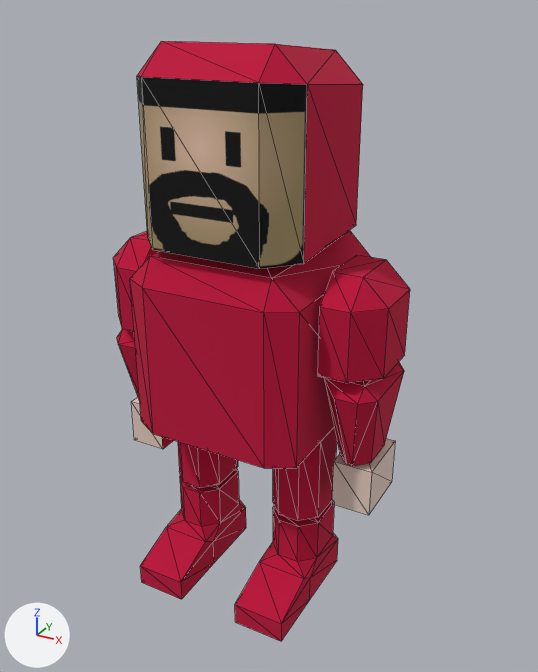
An edit to the glTF model models/wizard.glb, drawn before and after from the same camera.
Both versions are drawn from a 50 mm lens placed at (1.95, -3.46, 2.19), pointed at (-0.01, 0.11, 0.4). The axes (+X, +Y, +Z) are drawn at lower left. The lights are the same throughout. Mesh edges are drawn as thin lines. Where no turn or scale is listed for an object, it has been applied to the vertices. Vertices at the same position are counted once.

Names of what the first picture shows: 'skeleton.003'.
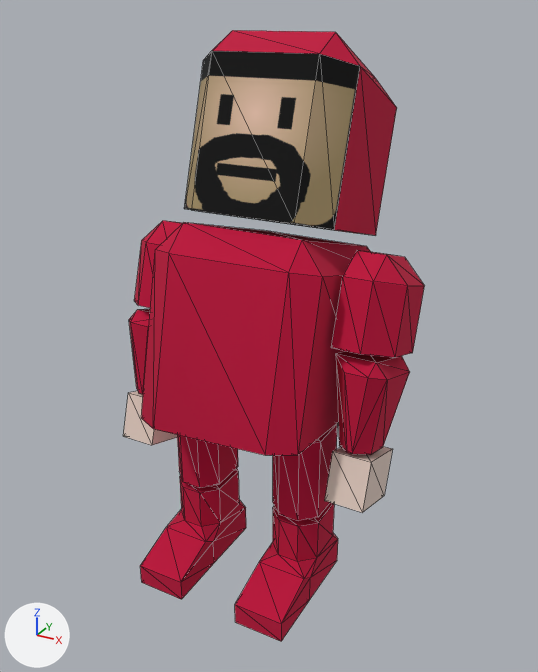
The newer file is also turned or shifted as a whole; pictures and numbers use the older file's frame.

Changed parts and their boxes (x1, y1, x2, y2) in the pictures (538 x 672 px; the box of a moved part takes in the faces that stretch with it):
```json
{"object": "skeleton.003", "change": "reshaped", "before": [113, 41, 410, 641], "after": [123, 30, 424, 641]}
{"part": 1, "of": "me_cube_002", "change": "moved or reshaped", "before": [137, 41, 363, 269], "after": [184, 30, 397, 235]}
{"part": 2, "of": "me_cube_002", "change": "moved or reshaped", "before": [318, 255, 410, 383], "after": [332, 250, 424, 358]}
{"part": 3, "of": "me_cube_002", "change": "moved or reshaped", "before": [113, 231, 161, 332], "after": [134, 221, 183, 308]}
{"part": 4, "of": "me_cube_002", "change": "moved or reshaped", "before": [324, 362, 404, 466], "after": [336, 351, 410, 455]}
{"part": 5, "of": "me_cube_002", "change": "moved or reshaped", "before": [117, 329, 139, 399], "after": [129, 309, 150, 394]}
{"part": 6, "of": "me_cube_002", "change": "moved or reshaped", "before": [332, 438, 395, 515], "after": [123, 391, 177, 445]}
{"part": 7, "of": "me_cube_002", "change": "added", "after": [325, 446, 392, 513]}
{"part": 8, "of": "me_cube_002", "change": "rebuilt", "before": [130, 231, 371, 468], "after": [141, 222, 371, 456]}
{"part": 9, "of": "me_cube_002", "change": "deleted", "before": [131, 398, 174, 449]}
```

Scene script edits in JSON lines:
```json
{"block": "me_cube_002", "where": "# used by ob_skeleton_003; location = (0.0, 0.0, 0.0)"}
{"op": "remove", "block": "me_cube_002", "code": "me_cube_002.from_pydata(...)  # 216 vertices, 384 faces; spans x -0.85..0.84, y -0.65..0.49, z -1.09..2.05"}
{"op": "add", "block": "me_cube_002", "code": "me_cube_002.from_pydata(...)  # 216 vertices, 384 faces; spans x -0.85..0.84, y -0.65..0.97, z -1.09..2.08"}
{"block": "me_cube_002", "change": "me_cube_002 part 1: the loose piece of 20 vertices spanning x -0.45..0.47, y -0.58..0.45, z 1.08..2.05 is turned -17.5 degrees about the x axis through the mesh origin"}
{"block": "me_cube_002", "change": "me_cube_002 part 2: the loose piece of 16 vertices spanning x 0.54..0.84, y -0.38..0.21, z 0.48..1.0 is turned -17.5 degrees about the x axis through the mesh origin"}
{"block": "me_cube_002", "change": "me_cube_002 part 3: the loose piece of 16 vertices spanning x -0.85..-0.55, y -0.38..0.21, z 0.48..1.0 is turned -17.5 degrees about the x axis through the mesh origin"}
{"block": "me_cube_002", "change": "me_cube_002 part 4: the loose piece of 18 vertices spanning x 0.54..0.83, y -0.36..0.19, z -0.07..0.44 is turned -17.5 degrees about the x axis through the mesh origin"}
{"block": "me_cube_002", "change": "me_cube_002 part 5: the loose piece of 18 vertices spanning x -0.84..-0.55, y -0.36..0.19, z -0.07..0.44 is turned -17.5 degrees about the x axis through the mesh origin"}
{"block": "me_cube_002", "change": "me_cube_002 part 6: the loose piece of 8 vertices spanning x 0.58..0.81, y -0.23..0.13, z -0.38..-0.1 is turned -17.5 degrees about the x axis through its middle, then moved by (-1.4, -0.07, 0.03), in mat_skin (white #e7d0c4)"}
{"block": "me_cube_002", "change": "me_cube_002 part 7: the loose piece of 8 vertices spanning x 0.58..0.81, y -0.23..0.13, z -0.38..-0.1 is copied, and the copy is turned -17.5 degrees about the x axis through the mesh origin, in mat_skin (white #e7d0c4); it spans x 0.58..0.81, y -0.33..0.1, z -0.4..-0.02"}
{"block": "me_cube_002", "change": "me_cube_002 part 8: the loose piece of 20 vertices spanning x -0.5..0.5, y -0.61..0.49, z 0.0..1.02 is rebuilt with 20 vertices and now spans x -0.5..0.5, y -0.6..0.7, z -0.05..1.12"}
{"block": "me_cube_002", "change": "me_cube_002 part 9: the loose piece of 8 vertices spanning x -0.82..-0.59, y -0.23..0.13, z -0.38..-0.1 is deleted"}
```
